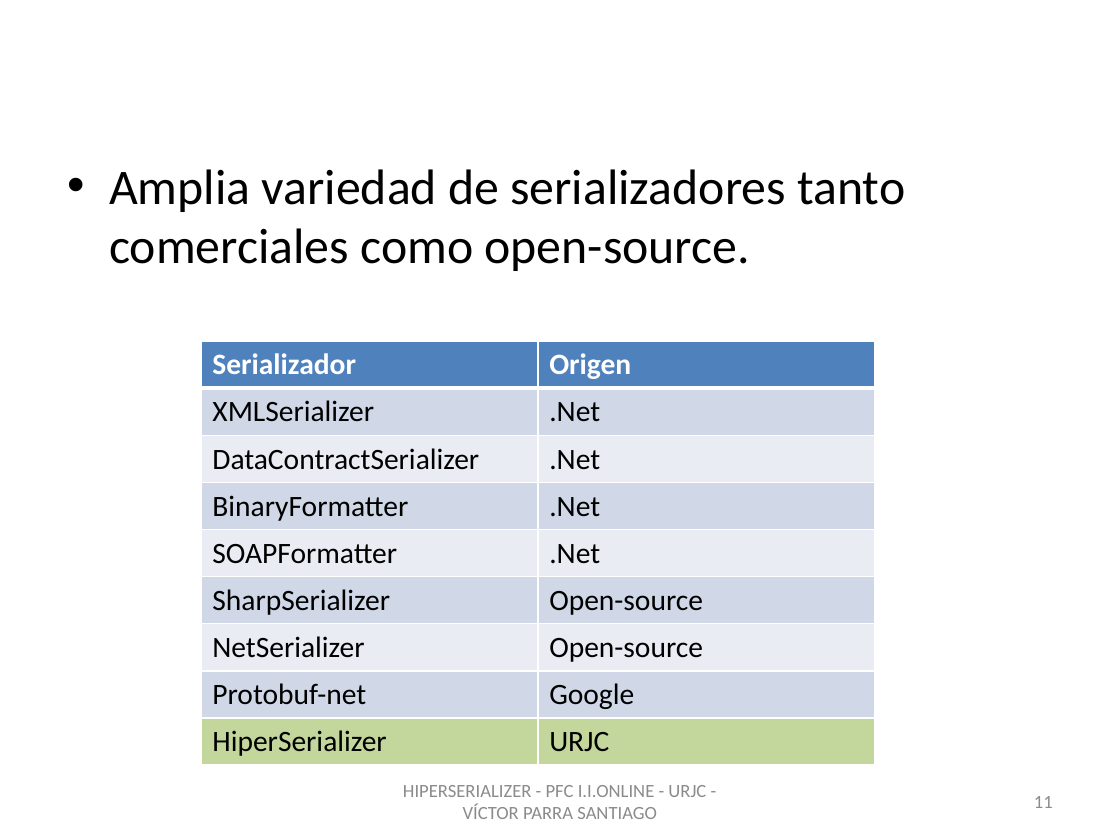
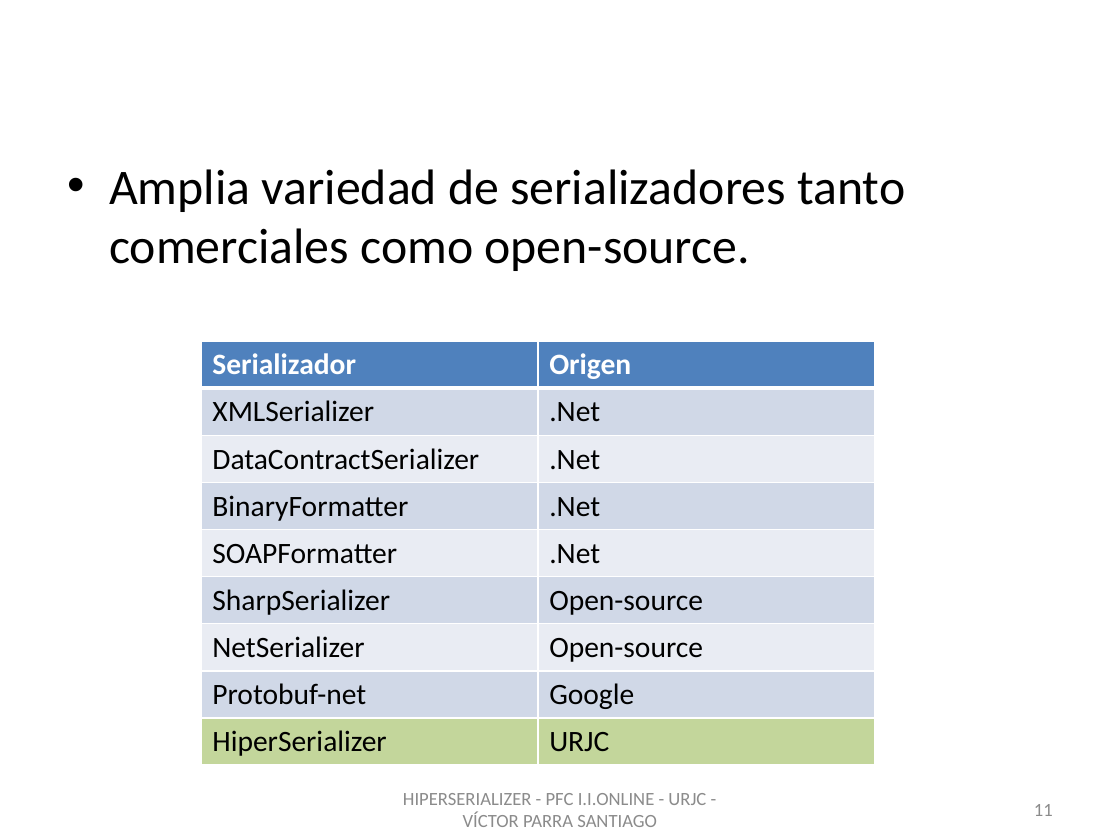
Before and after one commit to vitiparra/ProyectoFinDeCarrera, a slide deck: slide 11 of Memoria/HiperSerializer.pptx. Drawn at 1120x840 pixels with LibreOffice and Linux fonts; fonts in the diff are those of the drawing; background and template pictures are left out. Boxes give left, top, right and bottom in pixels: in the first picture for what was removed or moved away, otherwise in the second. Text is boxed around its words. In the diff, an @@ line names an element or a change of style, - is before the commit and + after.

```diff
--- a/Memoria/HiperSerializer.pptx
+++ b/Memoria/HiperSerializer.pptx
@@ text "HIPERSERIALIZER - PFC I.I.ONLINE - ...": place and size @@
-text "HIPERSERIALIZER - PFC I.I.ONLINE - ..." at box(403, 785, 706, 819)
+text "HIPERSERIALIZER - PFC I.I.ONLINE - ..." at box(403, 793, 706, 827)
@@ page number: place and size @@
-page number at box(1034, 796, 1053, 808)
+page number at box(1034, 804, 1053, 816)
```
Also in this commit, not shown: 9 other slides changed, 2 slides added, 1 other file.
